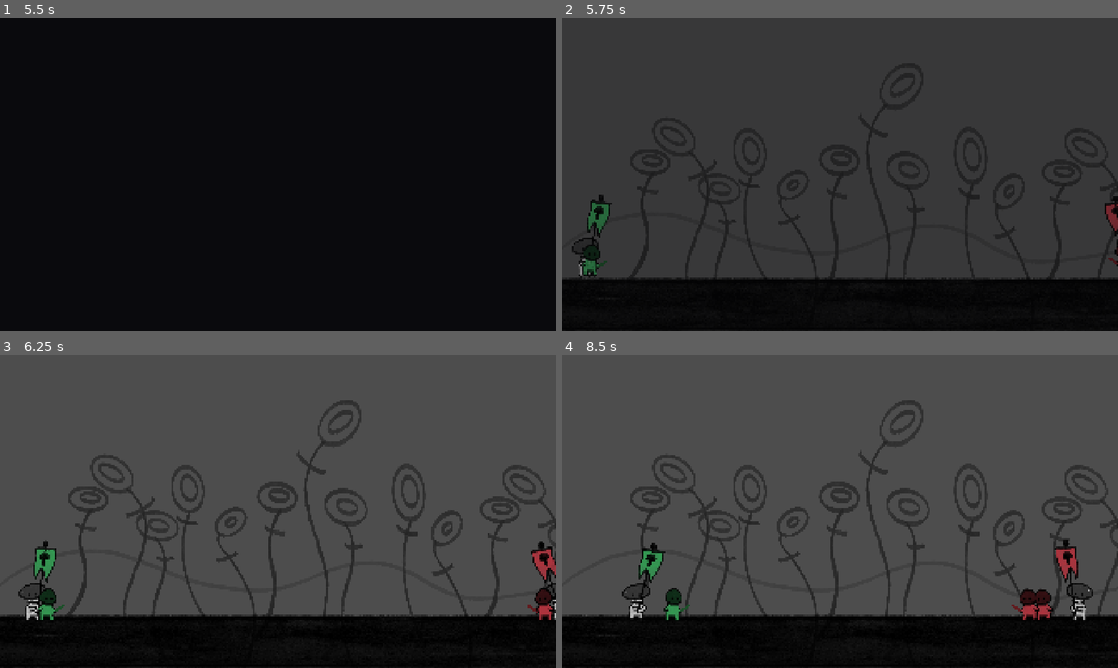
Above: before the commit, frames 1-4 (two rows, left to right).
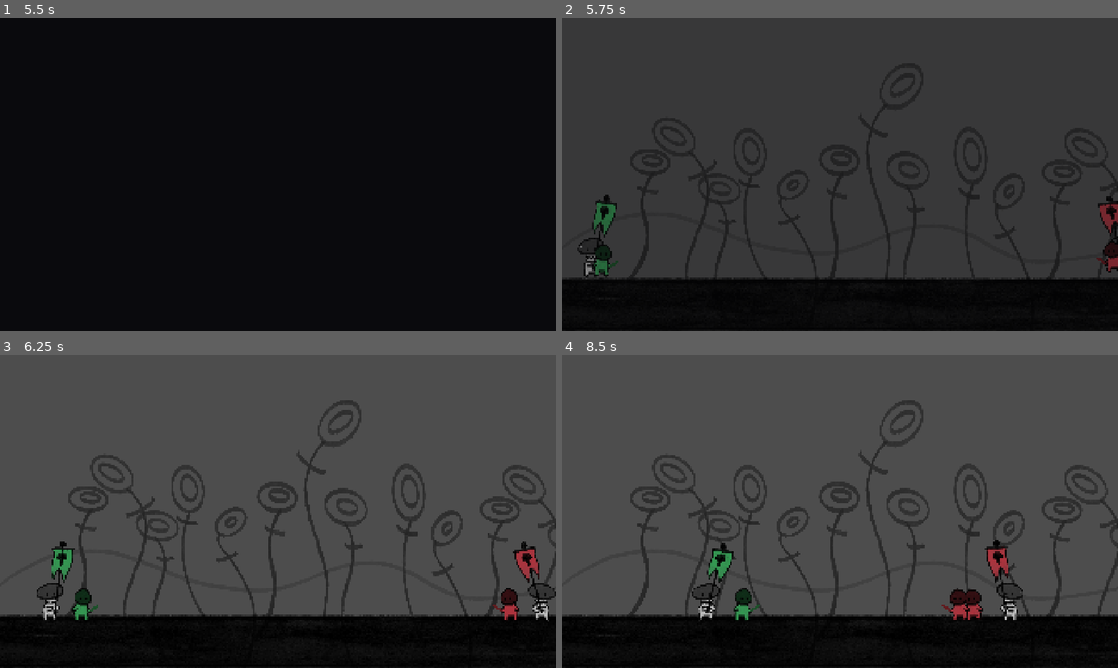
Above: after the commit, the same moments.

Repository: stonecauldron/mycelium-prototype
Game: Godot game, scene res://assets/base/base.tscn
Two runs of this game, one before a commit and one after it. Both use one fixed random seed, a clock stepped at 60 frames per second and the inputs below.
Inputs (mouse positions are in pixels of both pictures, inside the frame that each line leads up to):
- Up to frame 1 (5.5 s): click "Colony" at 0.5 s; click "Colony" at 1.25 s; click "Colony" at 2 s; drag from (33, 124) to (333, 105) at 2.77 s; drag from (77, 124) to (250, 237) at 3.52 s; move the mouse to (122, 124) at 4.27 s; click (122, 124) at 4.42 s; click "Start Combat" at 5 s
- Up to frame 2 (5.75 s): no input
- Up to frame 3 (6.25 s): drag from (250, 574) to (27, 599) at 5.77 s
- Up to frame 4 (8.5 s): move the mouse to (1006, 558) at 6.52 s; click (1006, 558) at 6.67 s; drag from (673, 464) to (662, 611) at 7.27 s; move the mouse to (867, 511) at 8.02 s; click (867, 511) at 8.17 s

Frame 1 is identical in both runs. In frame 2, 1.4% of the frame differs, in the area x 1-100%, y 56-83%; in frame 3, 2.8%; in frame 4, 4.0%, in the area x 10-96%, y 59-85%.

Commit message:
Speed up unit move and attack cadence in combat.
Co-authored-by: Cursor <cursoragent@cursor.com>

Diff:
--- a/assets/units/unit.gd
+++ b/assets/units/unit.gd
@@ -6,8 +6,8 @@
 
 enum CombatPhase { READY, APPROACHING, ATTACKING, RETURNING }
 
-const BASE_MOVE_SPEED := 80.0
-const BASE_ATTACK_INTERVAL := 1.0
+const BASE_MOVE_SPEED := 180.0
+const BASE_ATTACK_INTERVAL := 0.75
 const HOME_ARRIVE_THRESHOLD := 4.0
 const MARCH_CATCH_UP_MULTIPLIER := 2.0
 const LUNGE_DISTANCE := 48.0
